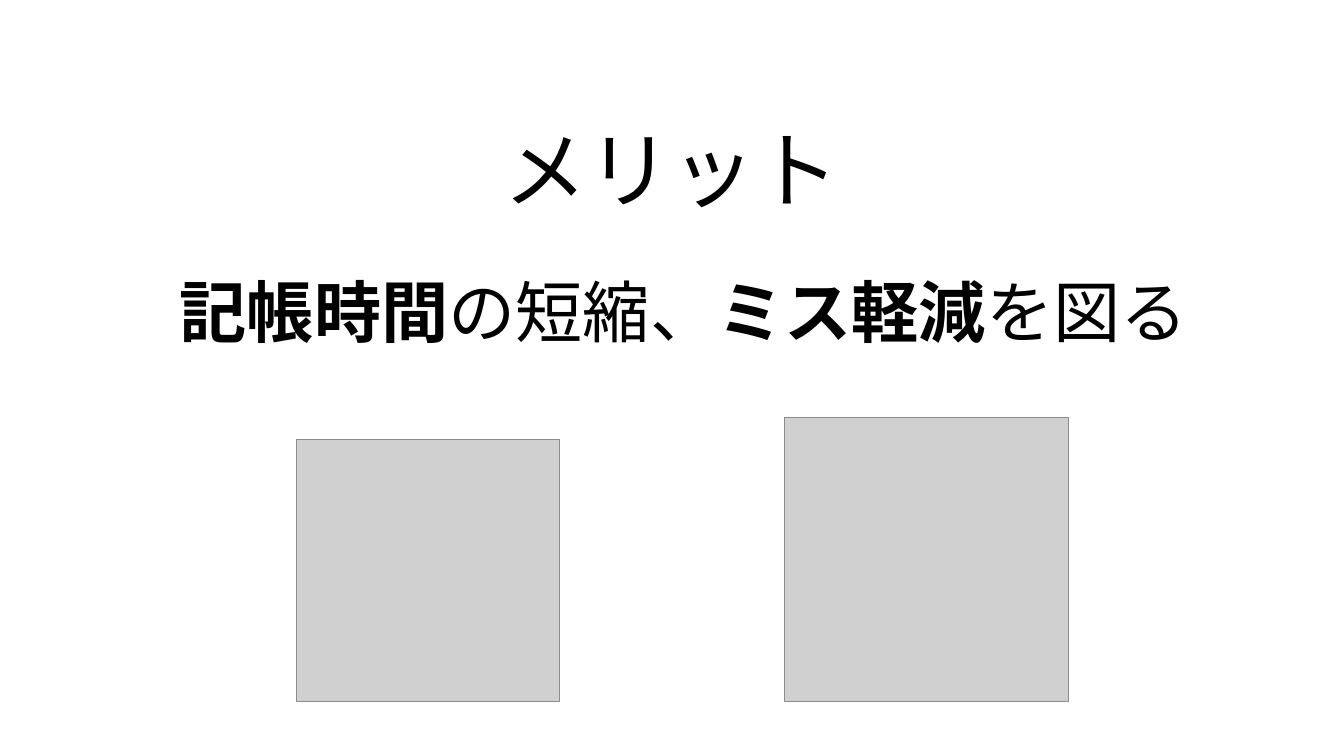
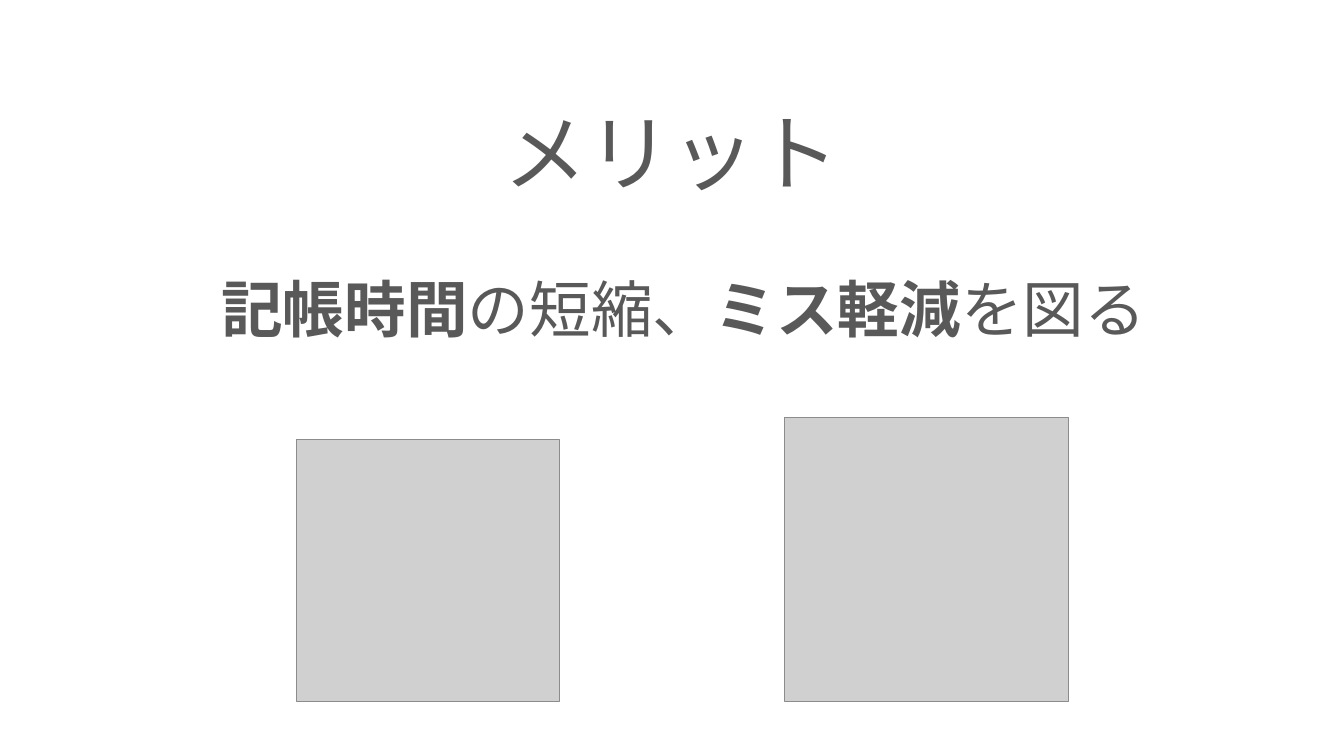
Before and after one commit to ivy239007/PG-, a slide deck: slide 4 of プレゼン資料.pptx. Drawn at 1344x756 pixels with LibreOffice and Linux fonts; fonts in the diff are those of the drawing; grey boxes stand for pictures; background and template pictures are left out. Boxes give left, top, right and bottom in pixels: in the first picture for what was removed or moved away, otherwise in the second. Text is boxed around its words. In the diff, an @@ line names an element or a change of style, - is before the commit and + after.

```diff
--- a/プレゼン資料.pptx
+++ b/プレゼン資料.pptx
@@ title "メリット": place and size @@
-title "メリット" at [504, 136, 840, 207]
+title "メリット" at [504, 119, 840, 190]
@@ title "メリット" at [504, 119, 840, 190]: text colour #000000 to #595959 @@
@@ subtitle "記帳時間の短縮、ミス軽減を図る" at [221, 279, 1146, 338]: size 48 to 44 pt, text colour #000000 to #595959 @@
```
Also in this commit, not shown: 9 other slides changed.
